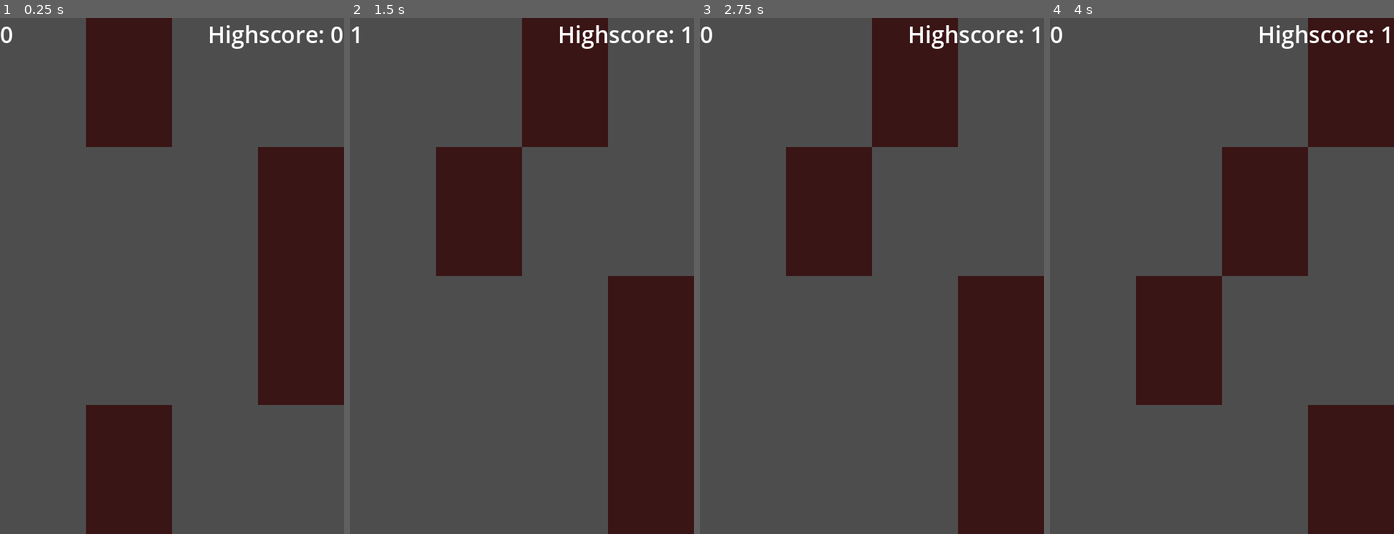
Above: before the commit, frames 1-4 (left to right).
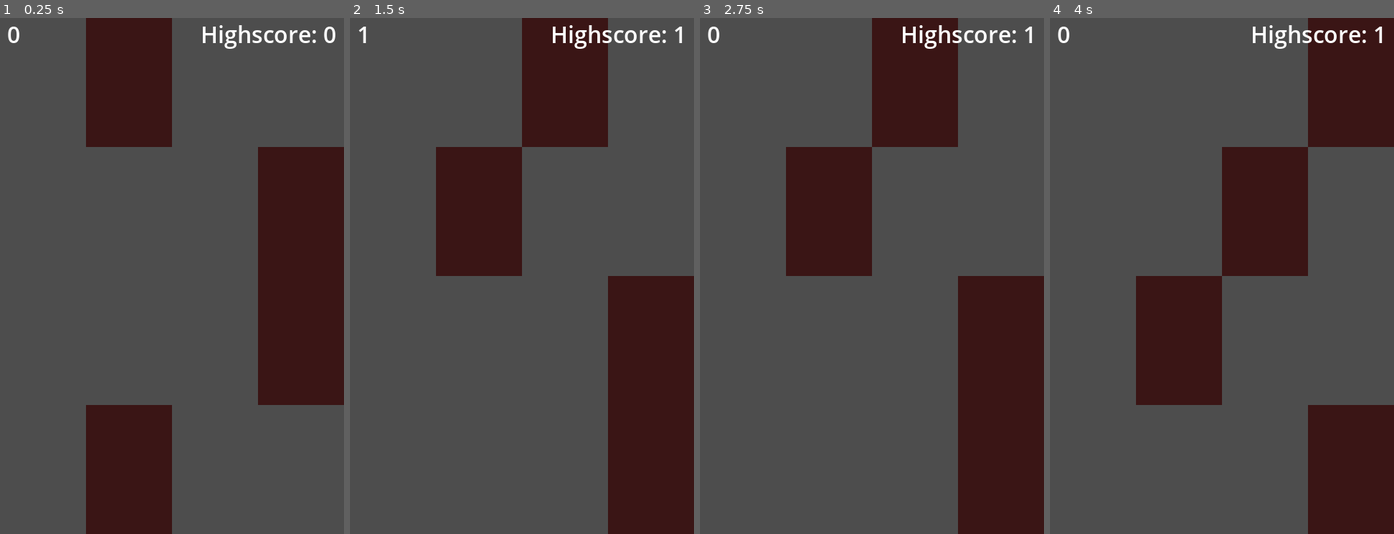
Above: after the commit, the same moments.

Repository: mariusz-tang/godot-piano-tiles
Game: Godot game, scene res://scenes/main.tscn
Same seed, same stepped clock (60 frames per second), same inputs: the game is played once before the commit and once after it.
Inputs:
- Up to frame 1 (0.25 s): no input
- Up to frame 2 (1.5 s): tap Enter at 0.5 s; tap D (tile_1) at 0.6 s; tap Space at 1.25 s; tap F (tile_2) at 1.35 s
- Up to frame 3 (2.75 s): tap Enter at 2 s; tap J (tile_3) at 2.1 s
- Up to frame 4 (4 s): tap Space at 2.75 s; tap K (tile_4) at 2.85 s; tap Enter at 3.5 s; tap D (tile_1) at 3.6 s

The runs differ from the first frame. In frame 1, 0.8% of the frame differs, in the area x 0-100%, y 1-6%; in frame 2, 0.7%; in frame 3, 0.8%; in frame 4, 0.8%.

Commit message:
Add padding to HUD

Diff:
--- a/scenes/hud.tscn
+++ b/scenes/hud.tscn
@@ -8,8 +8,9 @@
 highscore_label = NodePath("HighscoreLabel")
 
 [node name="ScoreLabel" type="Label" parent="."]
-offset_right = 40.0
-offset_bottom = 23.0
+offset_left = 10.0
+offset_right = 50.0
+offset_bottom = 45.0
 theme_override_font_sizes/font_size = 32
 text = "0"
 
@@ -17,8 +18,9 @@
 anchors_preset = 1
 anchor_left = 1.0
 anchor_right = 1.0
-offset_left = -40.0
-offset_bottom = 23.0
+offset_left = -200.0
+offset_right = -10.0
+offset_bottom = 45.0
 grow_horizontal = 0
 theme_override_font_sizes/font_size = 32
 text = "Highscore: 0"
